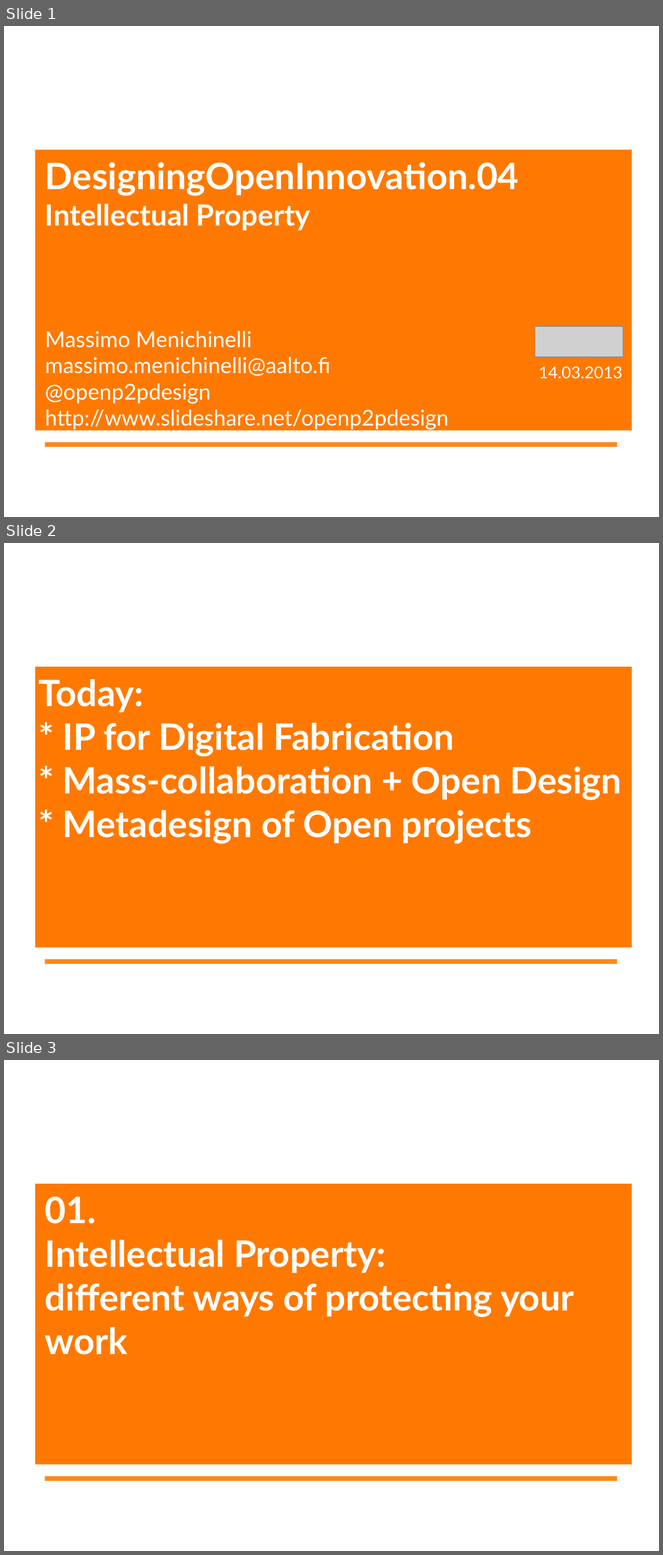
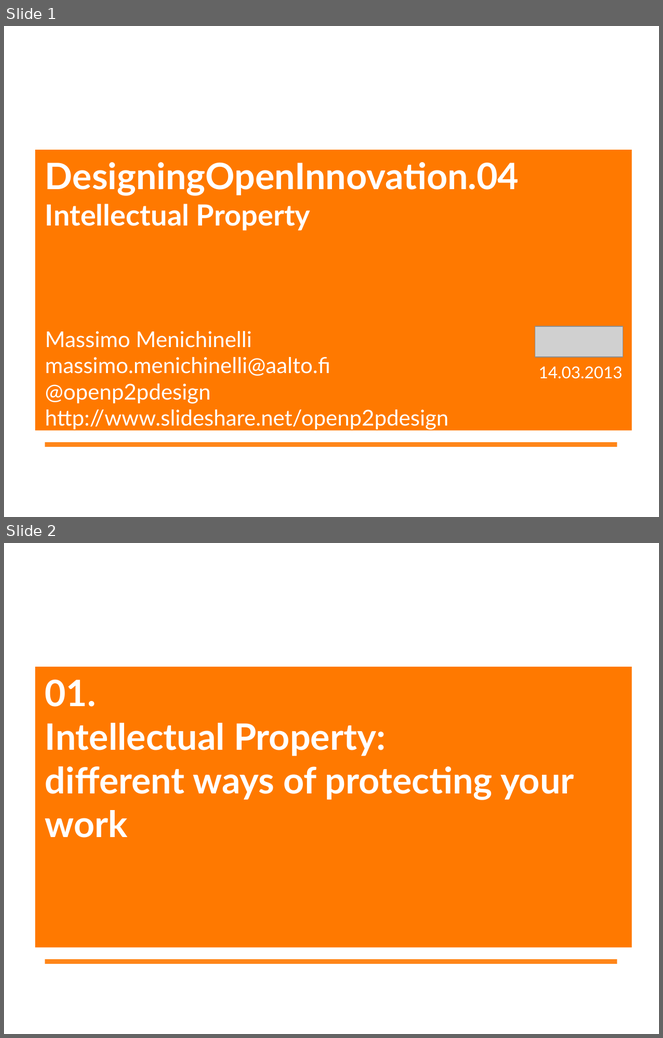
Before and after one commit to DesigningOpenInnovation/Slides, a slide deck: libreoffice/DesigningOpenInnovation.04__IP.odp. Shown one above the other, each under a label of ours: slides 1, 2 and 3 before the commit, slides 1 and 2 after it. The pictures are 663x1555 and 663x1038 pixels, drawn with LibreOffice and Linux fonts; fonts in the diff are those of the drawing; grey boxes stand for pictures; background and template pictures are left out. Boxes give left, top, right and bottom in pixels: in the first picture for what was removed or moved away, otherwise in the second. Text is boxed around its words. In the diff, an @@ line names an element or a change of style, - is before the commit and + after.

```diff
--- a/libreoffice/DesigningOpenInnovation.04__IP.odp
+++ b/libreoffice/DesigningOpenInnovation.04__IP.odp
@@ slide 2 removed at [4,543,659,1034], background #FFFFFF; not listed: 2 template elements that a slide beside it also shows @@
@@ title removed at [38,679,622,844] @@
-Today:
-* IP for Digital Fabrication
-* Mass-collaboration + Open Design
-* Metadesign of Open projects
@@ what was slide 3 is now slide 2 @@
```
Also in this commit, not shown: 1 slide added.
